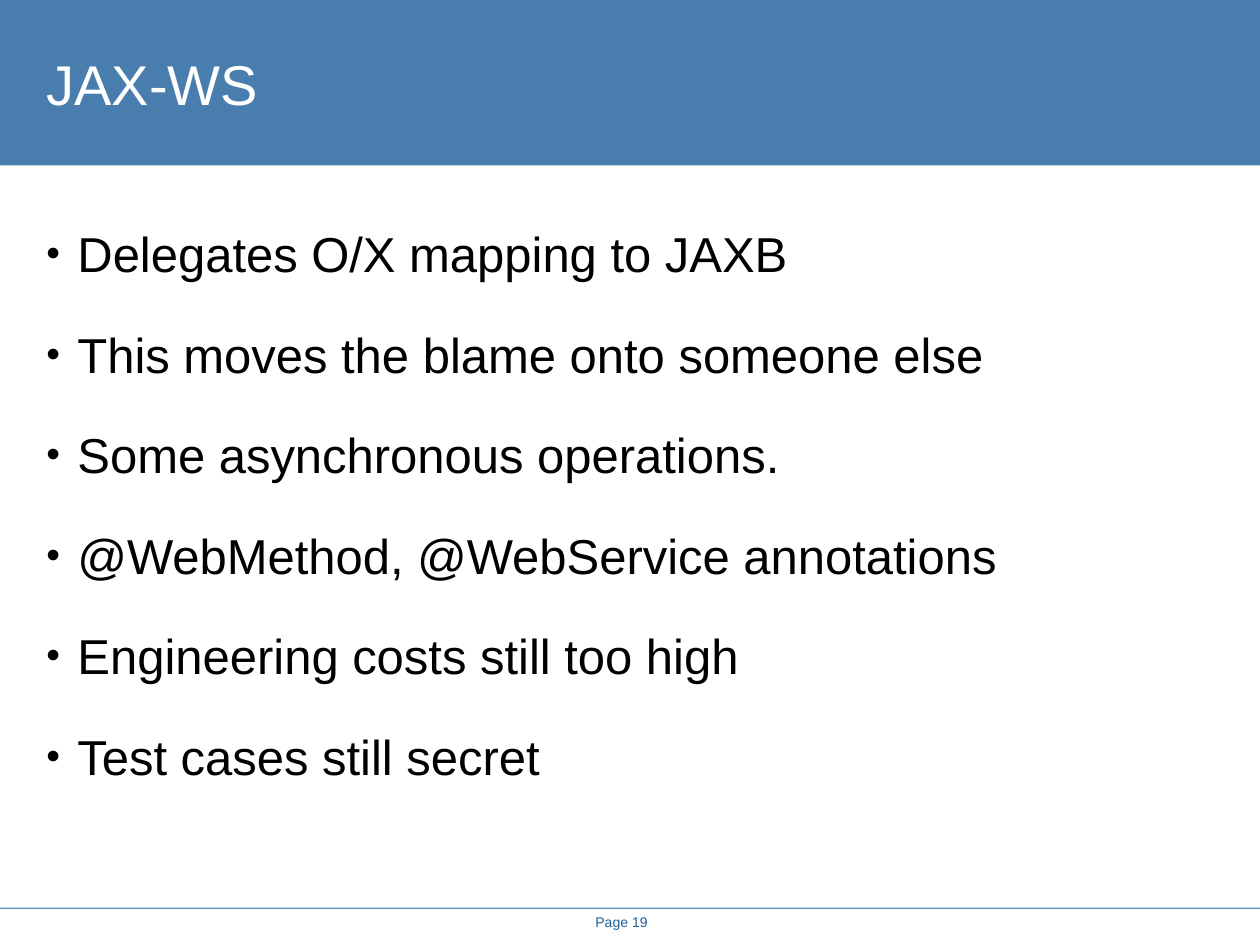
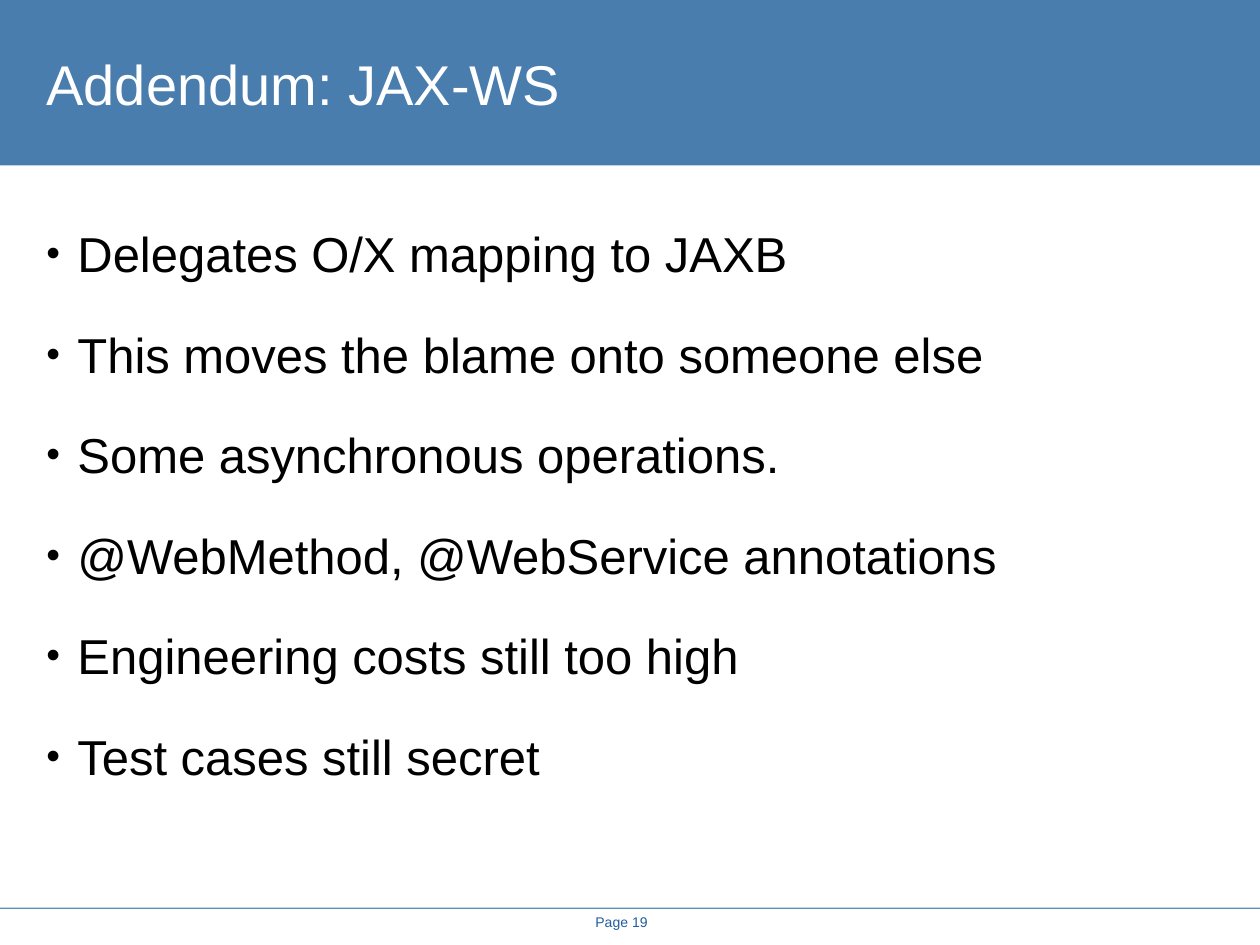
Before and after one commit to rhusar/smartfrog, a slide deck: slide 19 of projects/alpine/doc/icws2005/alpine3.ppt. Drawn at 1260x945 pixels with LibreOffice and Linux fonts; fonts in the diff are those of the drawing. Boxes give left, top, right and bottom in pixels: in the first picture for what was removed or moved away, otherwise in the second. Text is boxed around its words. In the diff, an @@ line names an element or a change of style, - is before the commit and + after.

```diff
--- a/projects/alpine/doc/icws2005/alpine3.ppt
+++ b/projects/alpine/doc/icws2005/alpine3.ppt
@@ title at box(47, 64, 560, 106): text changed @@
-JAX-WS
+Addendum: JAX-WS
```
Also in this commit, not shown: 23 other files.
